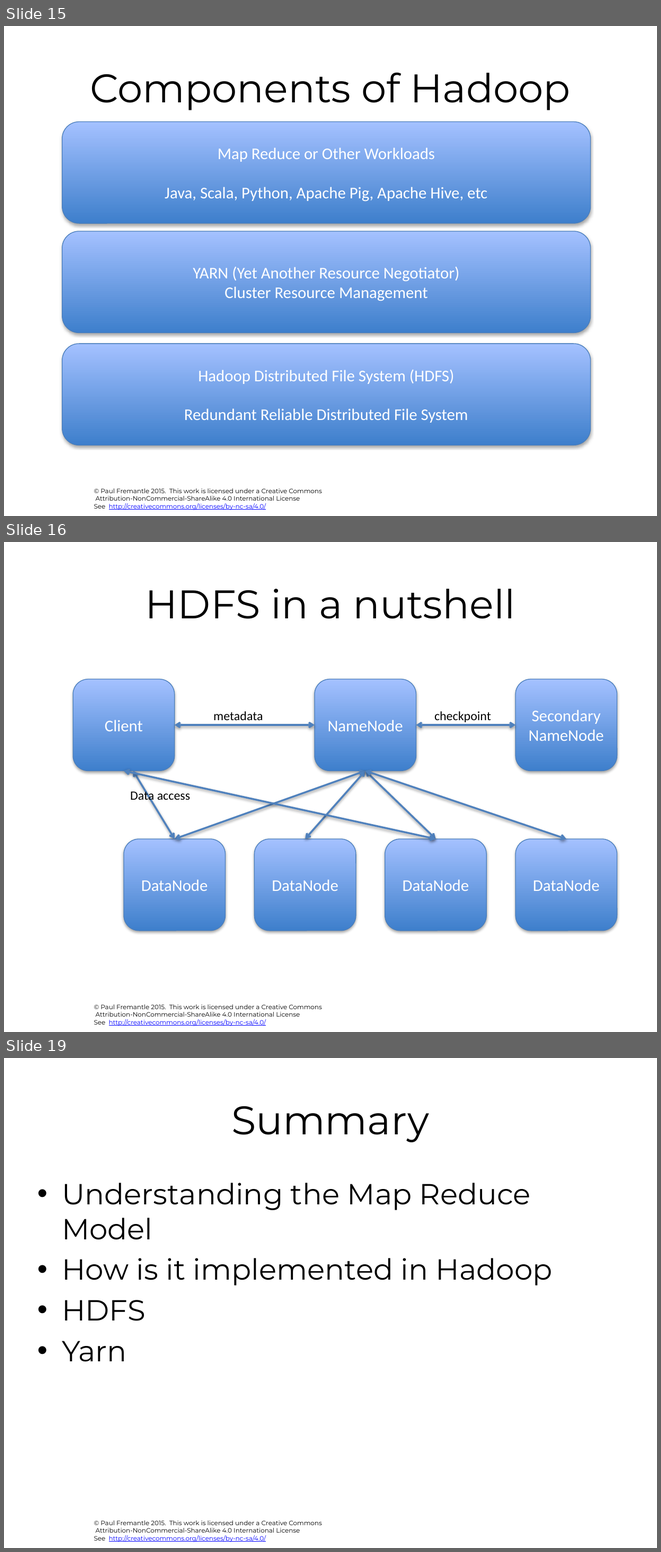
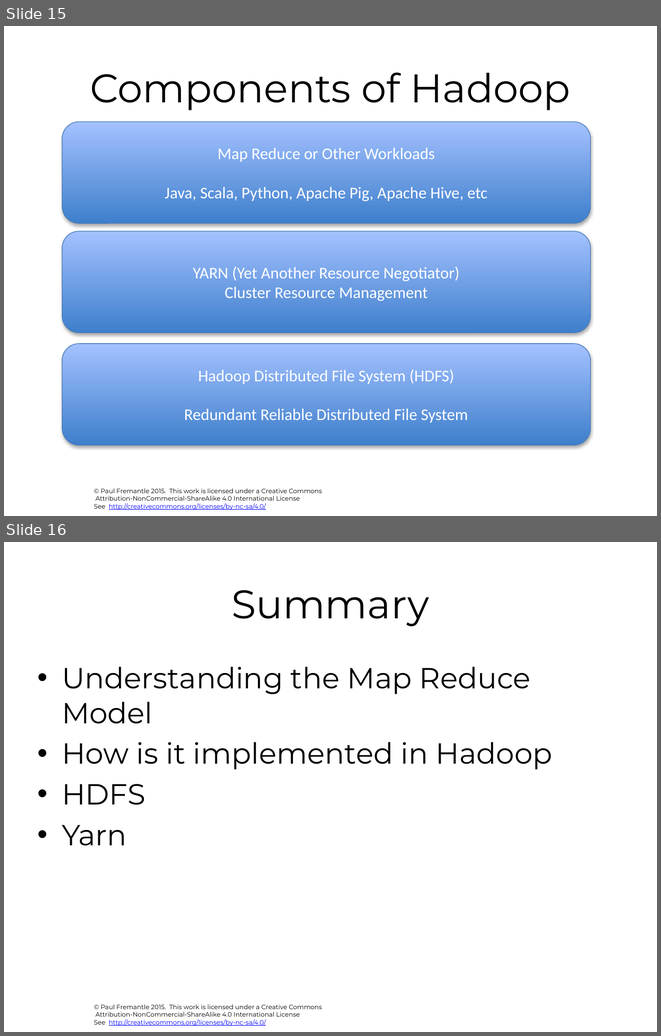
Before and after one commit to pzfreo/big, a slide deck: pres-source/02-map-reduce.pptx. Shown one above the other, each under a label of ours: slides 15, 16 and 19 before the commit, slides 15 and 16 after it; the slides between them are not shown. The pictures are 661x1552 and 661x1036 pixels, drawn with LibreOffice and Linux fonts; fonts in the diff are those of the drawing; background and template pictures are left out. Boxes give left, top, right and bottom in pixels: in the first picture for what was removed or moved away, otherwise in the second. Text is boxed around its words. In the diff, an @@ line names an element or a change of style, - is before the commit and + after.

```diff
--- a/pres-source/02-map-reduce.pptx
+++ b/pres-source/02-map-reduce.pptx
@@ slide 16 removed at [4, 542, 657, 1032], background #FFFFFF; not listed: 1 template element that a slide beside it also shows @@
@@ title removed at [146, 589, 515, 619] @@
-HDFS in a nutshell
@@ rounded rectangle removed at [73, 679, 175, 770] @@
-Client
@@ rounded rectangle removed at [315, 679, 417, 770] @@
-NameNode
@@ rounded rectangle removed at [515, 679, 617, 770] @@
-Secondary
-NameNode
@@ text removed at [213, 711, 263, 720] @@
-metadata
@@ text removed at [434, 711, 491, 722] @@
-checkpoint
@@ double arrow removed from (175, 725) to (315, 725) @@
@@ double arrow removed from (416, 725) to (515, 725) @@
@@ double arrow removed from (123, 770) to (435, 839) @@
@@ double arrow removed from (133, 770) to (175, 839) @@
@@ double arrow removed from (365, 770) to (175, 839) @@
@@ double arrow removed from (365, 770) to (305, 839) @@
@@ double arrow removed from (365, 770) to (435, 839) @@
@@ double arrow removed from (365, 770) to (566, 839) @@
@@ text removed at [130, 789, 190, 803] @@
-Data access
@@ rounded rectangle removed at [123, 839, 226, 930] @@
-DataNode
@@ rounded rectangle removed at [254, 839, 356, 930] @@
-DataNode
@@ rounded rectangle removed at [385, 839, 486, 930] @@
-DataNode
@@ rounded rectangle removed at [515, 839, 617, 930] @@
-DataNode
@@ what was slide 19 is now slide 16 @@
```
Also in this commit, not shown: 6 other slides removed, 31 other files.
